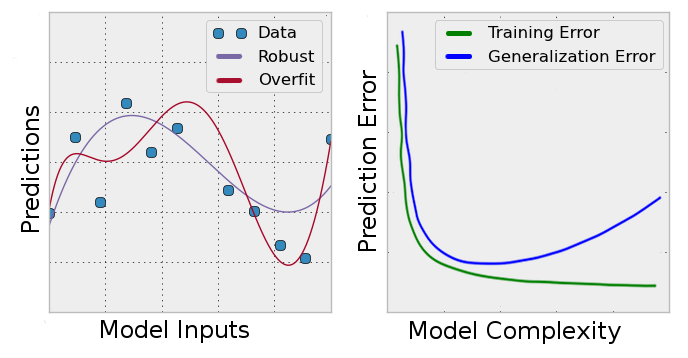
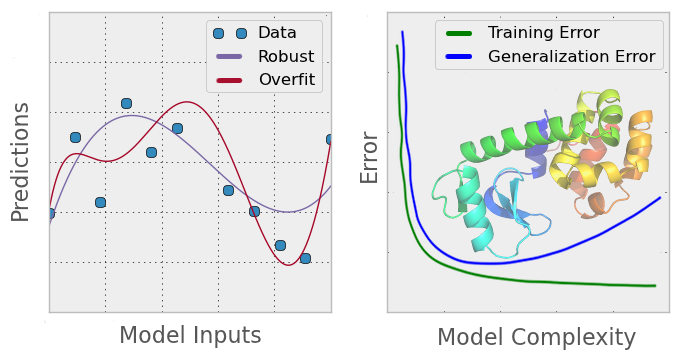
Layer changes from the first (688, 358) image to the second:
removed layer "Prediction Error" over [358, 70, 376, 251]
removed layer "Model Complexity" over [410, 321, 621, 344]
removed layer "Predictions" over [21, 106, 39, 232]
removed layer "Model Inputs" over [101, 320, 249, 343]
renamed "Extra White" to "1lyd.png", painted on it over [10, 87, 653, 350]
